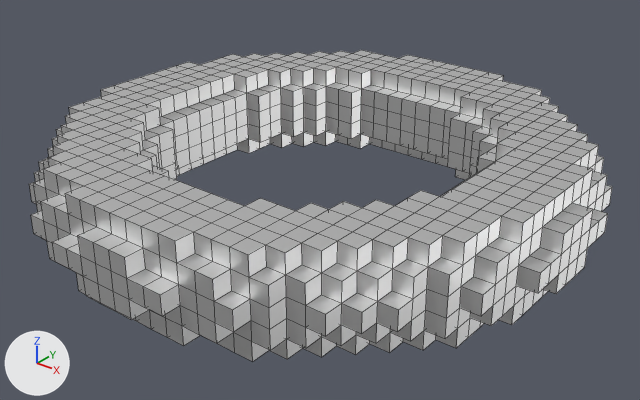
The FBX model Assets/Ass/Hoop.fbx: old version first, new version second.
Before and after are seen from a 50 mm camera at (7.12, -8.9, 5.03) aimed at (0.12, -0.15, -0.4). The axes (+X, +Y, +Z) are drawn at lower left. The lights are the same throughout. Mesh edges are drawn as thin lines. Where no turn or scale is listed for an object, it has been applied to the vertices.

Script lines for the objects in view, before the commit:
```python
me_torus = bpy.data.meshes.new('Torus')
me_torus.from_pydata(...)  # 1752 vertices, 1752 faces; spans x -3.79..3.79, y -3.79..3.79, z -0.65..0.65
me_torus.materials.append(mat_light_iron)
ob_torus = bpy.data.objects.new('Torus', me_torus)
ob_torus.location = (0.0, 0.0, 0.0)
```
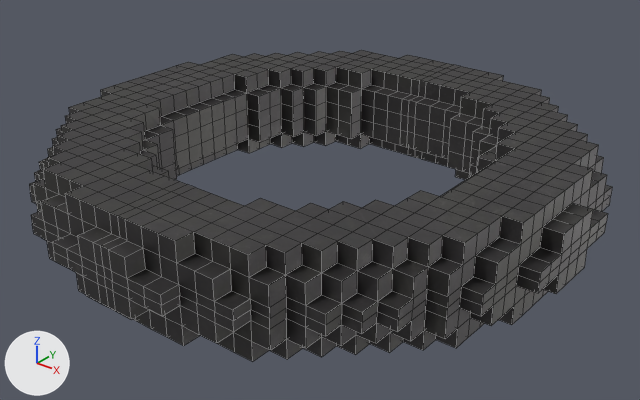
Pixel boxes [x1, y1, x2, y2] of what changed, in the pictures (640 x 400 px):
part 1 of me_torus, built on: [29, 63, 612, 336] in both
part 2 of me_torus, recoloured: [30, 50, 612, 361] in both

Edits to the bpy script that builds the scene:
```text
Add img_tiled_plane_defaultmaterial_basecolor_jpg:
    img_tiled_plane_defaultmaterial_basecolor_jpg = load_image('tiled_plane_DefaultMaterial_BaseColor.jpg', '../Mats/Textures/tiled_plane_DefaultMaterial_BaseColor.jpg', 2048, 2048, 'sRGB')
Add mat_hoop:
    mat_hoop = principled_material('Hoop')
    mat_hoop.texture = img_tiled_plane_defaultmaterial_basecolor_jpg
    mat_hoop.metallic = 1.0
Change me_torus:
    used by ob_torus; location = (0.0, 0.0, 0.0)
    remove me_torus.from_pydata(...)  # 1752 vertices, 1752 faces; spans x -3.79..3.79, y -3.79..3.79, z -0.65..0.65
    add me_torus.from_pydata(...)  # 1914 vertices, 1914 faces; spans x -3.79..3.79, y -3.79..3.79, z -0.65..0.65
    me_torus part 1
    158 faces are deleted
    116 new vertices lie (0.0, 0.0, 0.13) away from vertices in x -3.79..3.79, y -3.79..3.79, z -0.13
    46 new vertices lie (0.13, 0.0, 0.0) away from vertices in x -0.13, y -3.79..3.79, z -0.65..0.65
    320 new faces join them
    me_torus part 2: 1594 faces spanning x -3.79..3.79, y -3.79..3.79, z -0.65..0.65 switch from mat_light_iron to mat_hoop (picture img_tiled_plane_defaultmaterial_basecolor_jpg)
```
